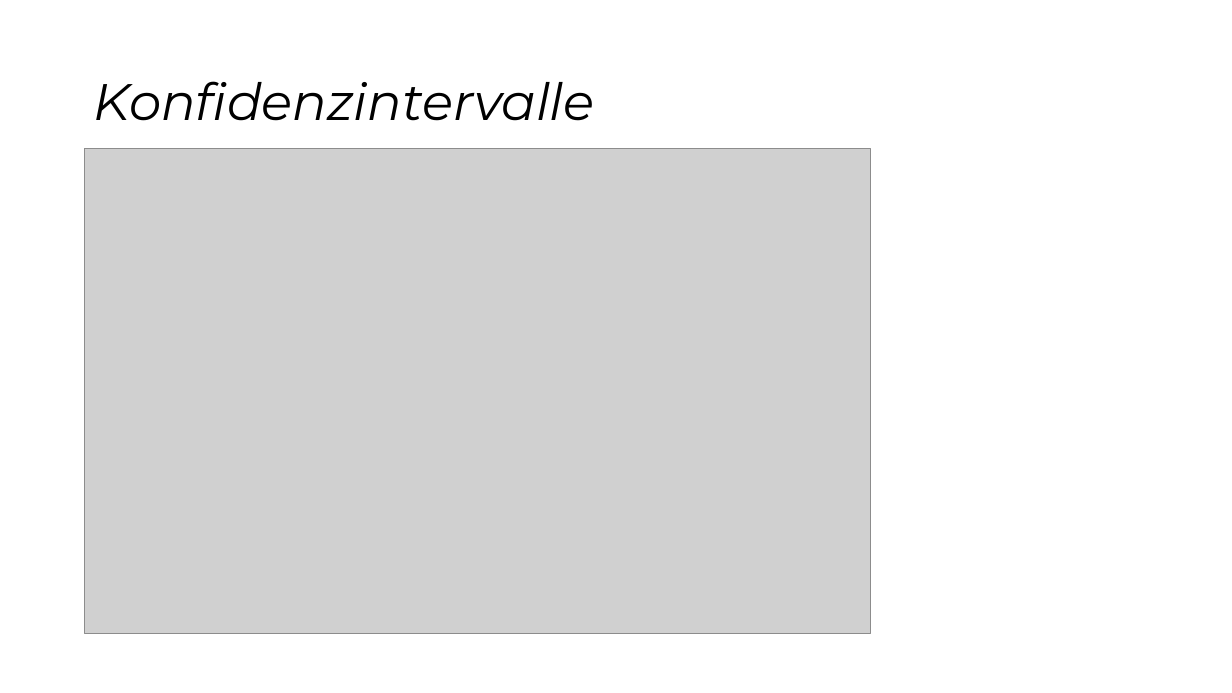
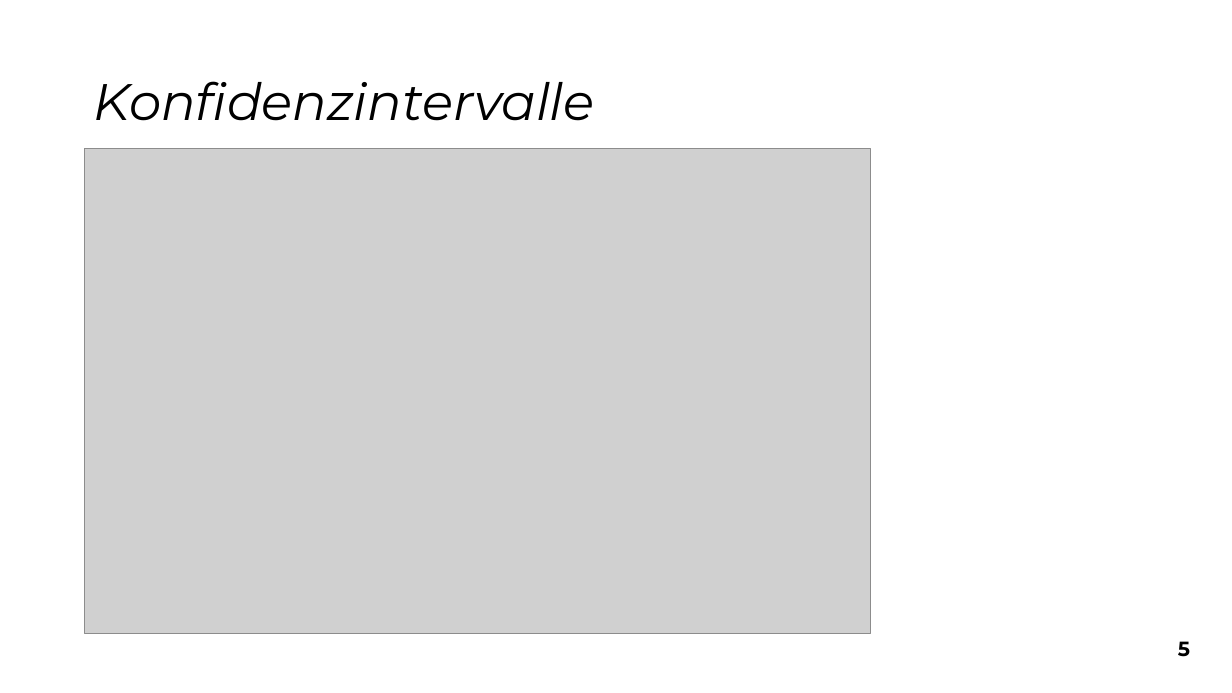
Before and after one commit to snw7/OC1-team-1, a slide deck: slide 6 of praesentation/abschluss-praesentation.pptx. Drawn at 1232x693 pixels with LibreOffice and Linux fonts; fonts in the diff are those of the drawing; grey boxes stand for pictures. Boxes give left, top, right and bottom in pixels: in the first picture for what was removed or moved away, otherwise in the second. Text is boxed around its words. In the diff, an @@ line names an element or a change of style, - is before the commit and + after.

```diff
--- a/praesentation/abschluss-praesentation.pptx
+++ b/praesentation/abschluss-praesentation.pptx
@@ text added at (1178,641,1190,657), 16 pt, text #000000, bold @@
+5
```
Also in this commit, not shown: 11 other slides changed, 1 slide added, 1 other file.
